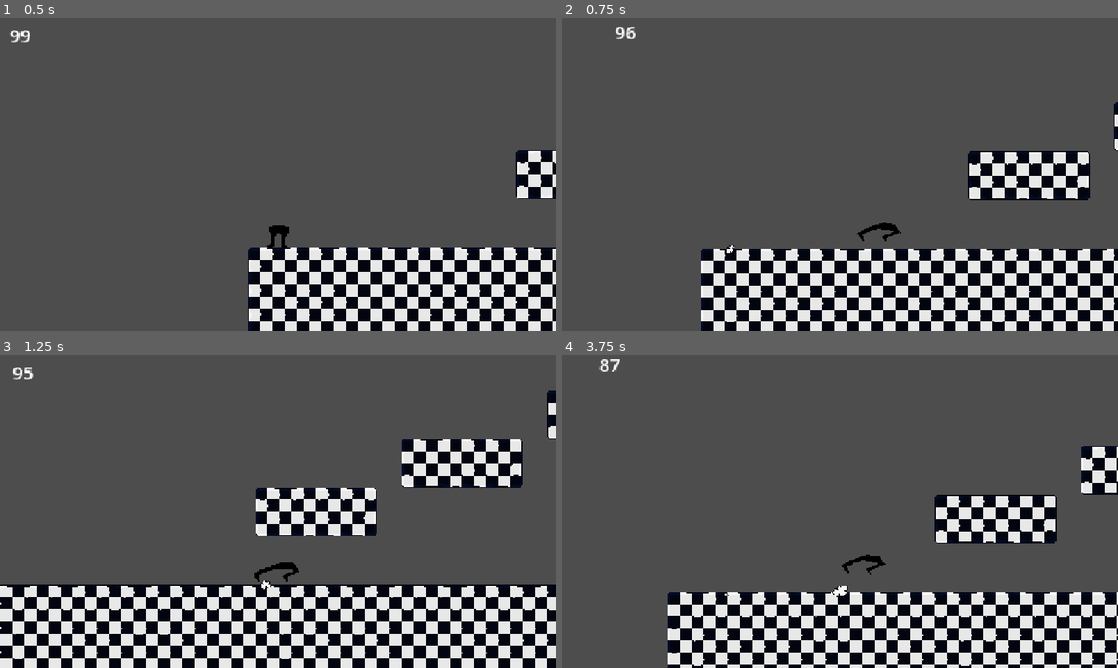
Above: before the commit, frames 1-4 (two rows, left to right).
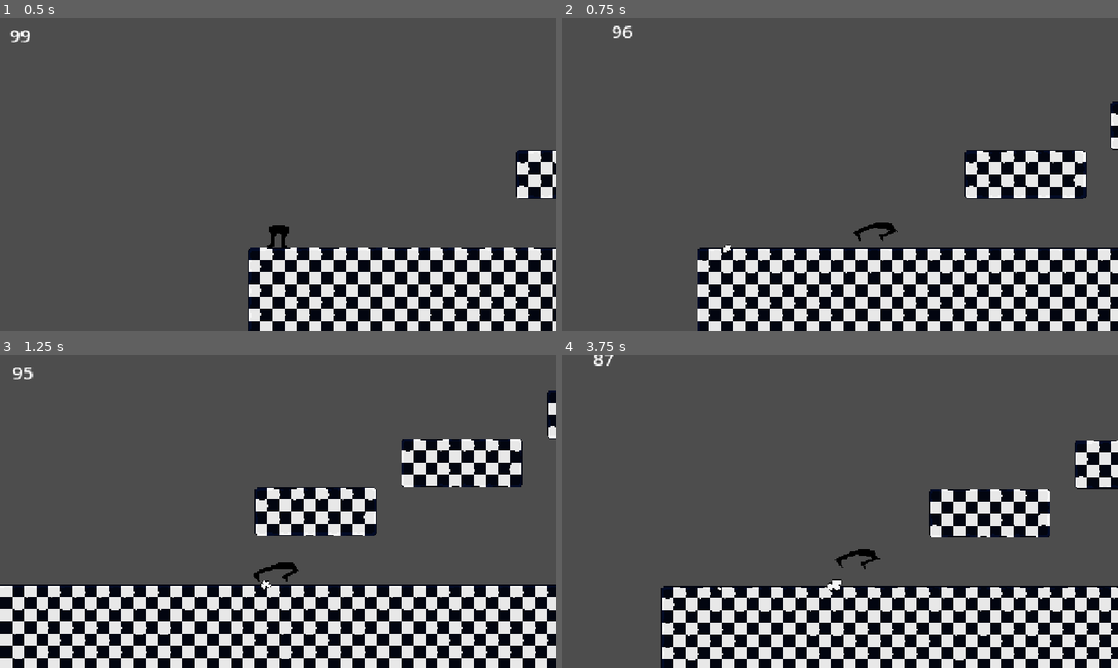
Above: after the commit, the same moments.

Repository: R3pak/GMTK-Game-Jam-2026
Game: Godot game, scene res://scenes/main.tscn
The game is run twice, just before and just after one commit, with the same random seed, the same clock (stepped at 60 frames per second) and the same inputs.
Inputs:
- Up to frame 1 (0.5 s): no input
- Up to frame 2 (0.75 s): tap Enter at 0.5 s; hold D (right) from 0.53 s (still down); tap E (dash) at 0.6 s
- Up to frame 3 (1.25 s): keep holding D (right); tap Space (jump) at 0.77 s
- Up to frame 4 (3.75 s): tap Shift (run) at 1.35, 2.85 s; tap Space (jump) at 1.52, 3.02 s; release D (right) at 2.03 s; hold A (left) 2.03-2.78 s; tap E (dash) at 2.1, 3.6 s; hold D (right) from 2.78 s (still down)

Frame 1 is identical in both runs. In frame 2, 8.3% of the frame differs, in the area x 9-100%, y 2-100%; in frame 3, 0.9%; in frame 4, 16%, in the area x 5-100%, y 0-100%.

Commit message:
implemented screenshake
hello

Diff:
--- a/scripts/player.gd
+++ b/scripts/player.gd
@@ -163,6 +163,7 @@
 
 func take_damage(amount: float, knockback_dir: float) -> void:
 	var remaining: float = $HealthTimer.time_left - amount
+	$Camera2D.screen_shake(20, 0.2)
 	if remaining <= 0.0:
 		die()
 		return
Not shown, added: scenes/player.tscn327276377.tmp
